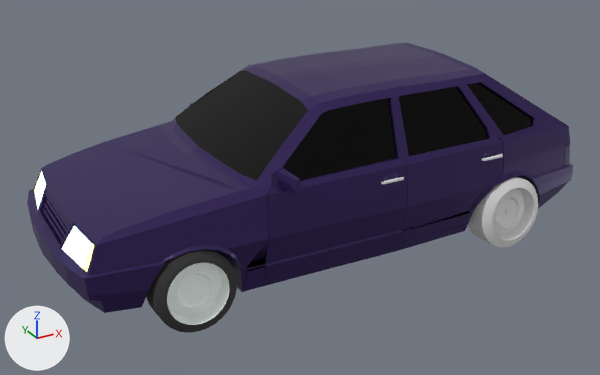
One commit to the glTF model house/scene.gltf: the scene before it, then after it.
Before and after are seen from a 50 mm camera at (-2.19, -3.85, 1.78) aimed at (-0.1, -0.03, -0.13). The axes (+X, +Y, +Z) are drawn at lower left. The lights are the same throughout. Where no turn or scale is listed for an object, it has been applied to the vertices.
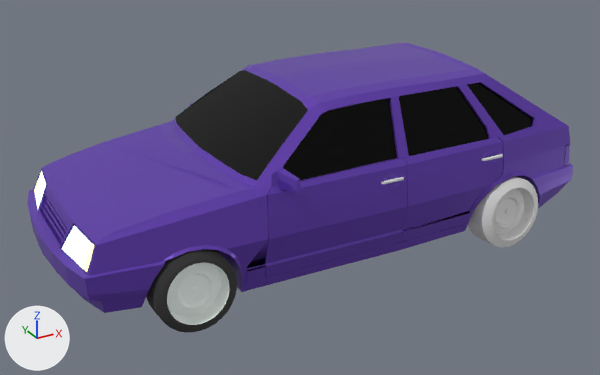
Location of each change, [x1, y1, x2, y2] in pixels of the pictures (600 x 375 px):
'Cube', recoloured: [34, 43, 573, 292] in both
'Cube.007', recoloured: [27, 189, 165, 313] in both
'Cube.006', recoloured: [189, 103, 302, 193] in both

The change in detail:
Material 'Material.003' (mat_material_003) changes colour from dark purple #36235f to purple #6b44bd; in linear values from (0.0367, 0.0164, 0.115) to (0.146, 0.0583, 0.507).
